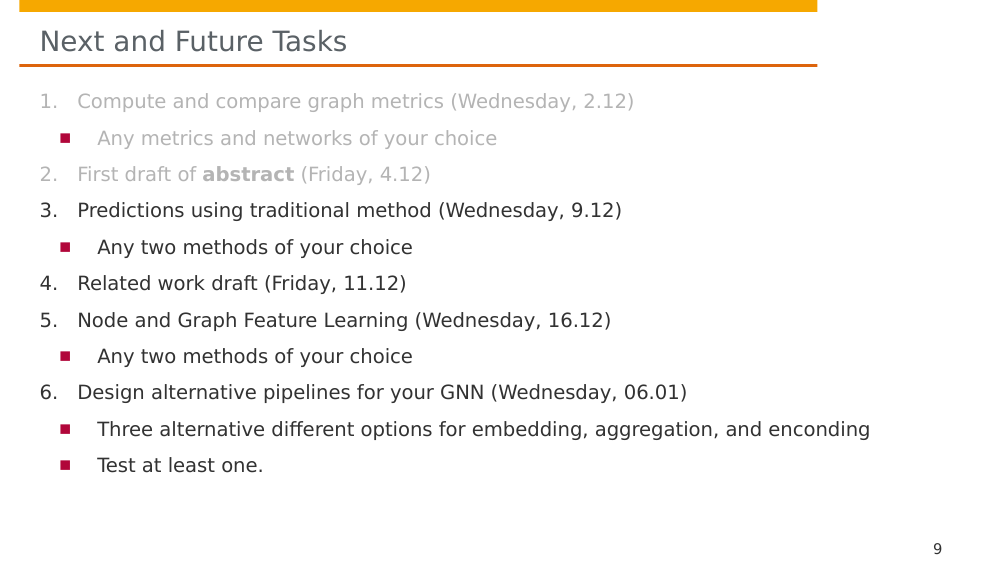
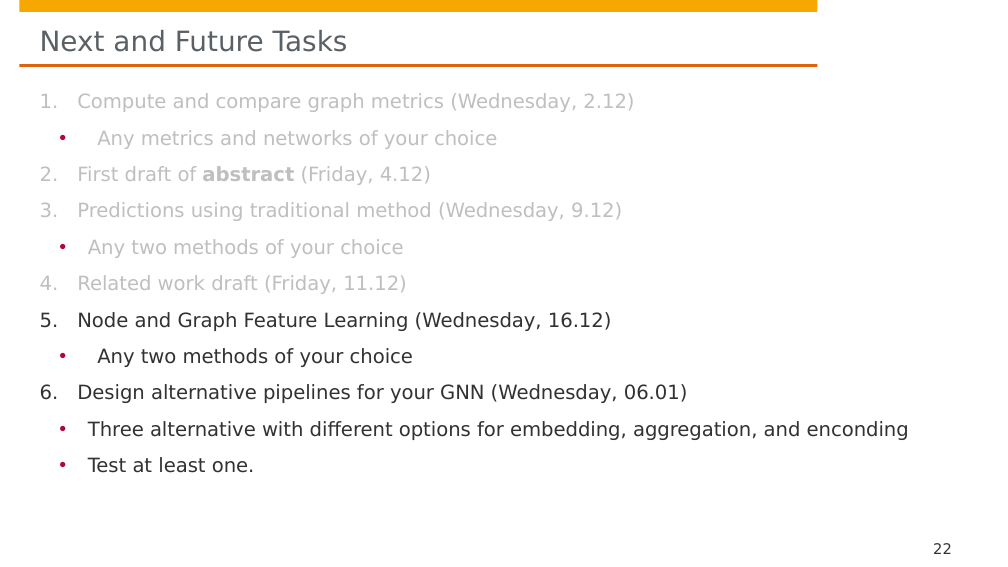
Before and after one commit to hpi-sam/GNN-Course-2020, a slide deck: slide 22 of 8. Graph Attention Networks.pptx (slide 9 before the commit). Drawn at 1008x567 pixels with LibreOffice and Linux fonts; fonts in the diff are those of the drawing; background and template pictures are left out. Boxes give left, top, right and bottom in pixels: in the first picture for what was removed or moved away, otherwise in the second. Text is boxed around its words. In the diff, an @@ line names an element or a change of style, - is before the commit and + after.

```diff
--- a/8. Graph Attention Networks.pptx
+++ b/8. Graph Attention Networks.pptx
@@ text at bbox=[77, 93, 634, 473]: text colour #B4B4B4 to #BFBFBF in "Compute and compare graph metrics (Wednesday, 2.12)", "Any metrics and networks of your choice", "First draft of abstract (Friday, 4.12)"; text colour #323232 to #BFBFBF in "Predictions using traditional method (Wednesday, 9.12)", "Any two methods of your choice", "Related work draft (Friday, 11.12)"; bullet ■ to • @@
@@ text at bbox=[88, 421, 909, 440]: text changed @@
-  ■ Three alternative different options for embedding, aggregation, and enconding
+  • Three alternative with different options for embedding, aggregation, and enconding
@@ page number at bbox=[933, 543, 952, 554]: text changed @@
-9
+22
```
Also in this commit, not shown: 3 other slides changed, 17 slides added, 3 slides removed.
